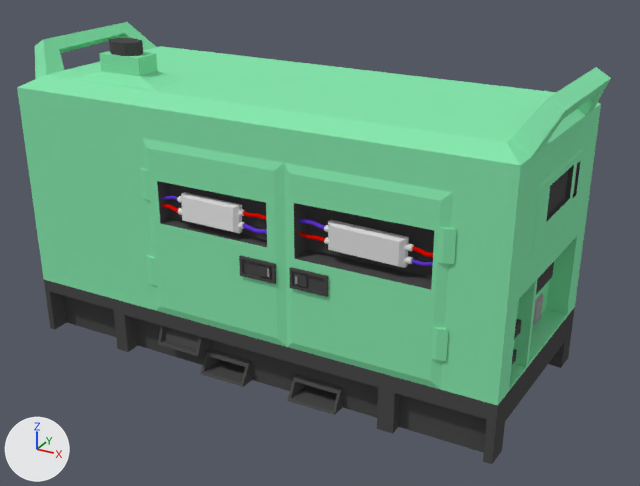
The Blender file Blender assets/Blender models/Object models/Generator.blend: old version first, new version second.
Rendered twice from a camera (50 mm lens) standing at (1.45, -3.53, 3.68) and looking at (-1.6, 2.02, 0.91). Lighting does not change. The marker at lower left points along +X, +Y and +Z.

Before the edit, the objects in view are built like this:
```python
ob_fuse = bpy.data.objects.new('Fuse', me_cube_002)
ob_fuse.location = (-0.837, 1.274, 1.355)
ob_fuse.rotation_euler = (1.522, -3.121, 0.00986)  # degrees (87, -179, 0.6)
ob_fuse.scale = (0.279, 0.187, 0.187)
ob_generator = bpy.data.objects.new('Generator', me_cube)
ob_generator.location = (-1.229, 1.891, 0.92)
ob_generator.scale = (0.37, 0.37, 0.37)
ob_replace_fuse = bpy.data.objects.new('Replace fuse', me_cube_001)
ob_replace_fuse.location = (-2.042, 1.229, 1.355)
ob_replace_fuse.rotation_euler = (1.522, -0.000483, -0.00986)  # degrees (87, 0, -0.6)
ob_replace_fuse.scale = (0.248, 0.187, 0.187)
```
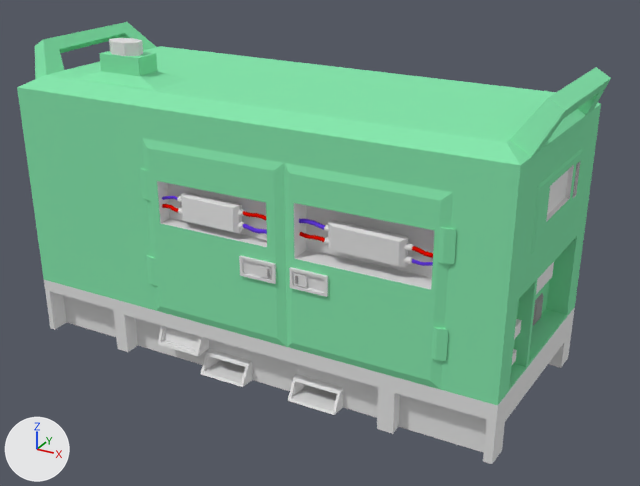
Location of each change, (x1, y1, x2, y2) in pixels of the pictures (640 x 486 px):
'Generator', recoloured
    both: (43, 34, 583, 464)

The change, as a diff of the scene's bpy script:
```diff
--- a/Blender assets/Blender models/Object models/Generator.blend.py
+++ b/Blender assets/Blender models/Object models/Generator.blend.py
@@ mat_black @@
-mat_black = diffuse_material('Black')
-mat_black.base_color = (0.0766, 0.0766, 0.0766)  # dark grey #4e4e4e
+mat_black = principled_material('Black')
+mat_black.base_color = (0.8, 0.8, 0.8)  # white #e7e7e7
```
